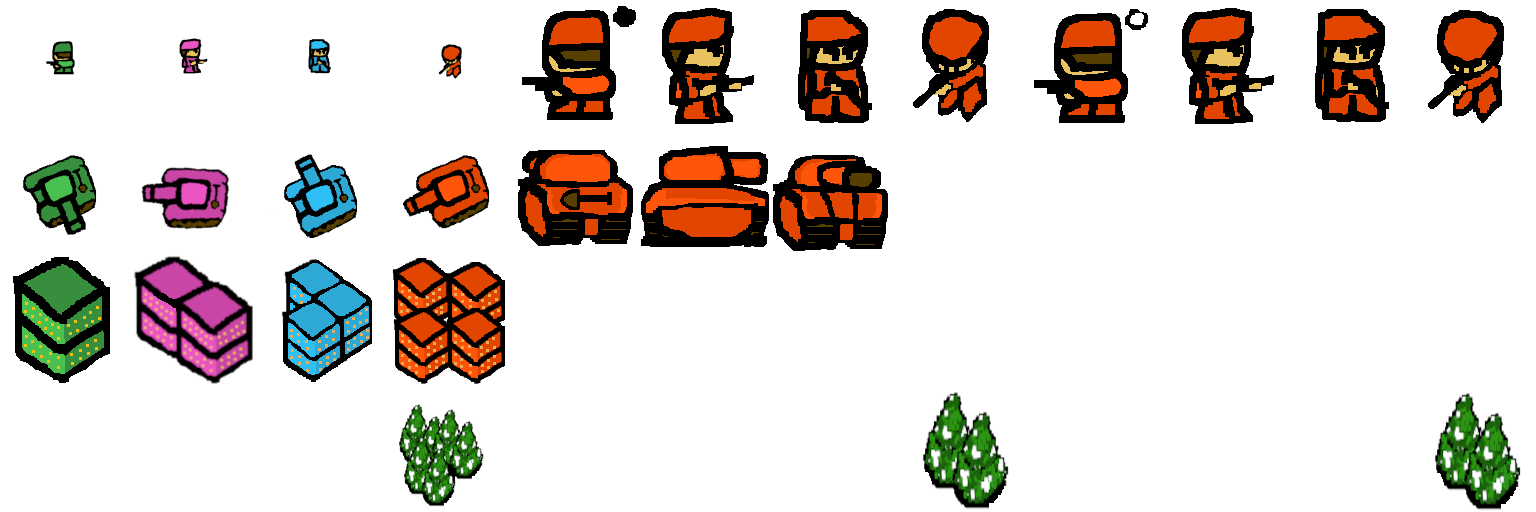
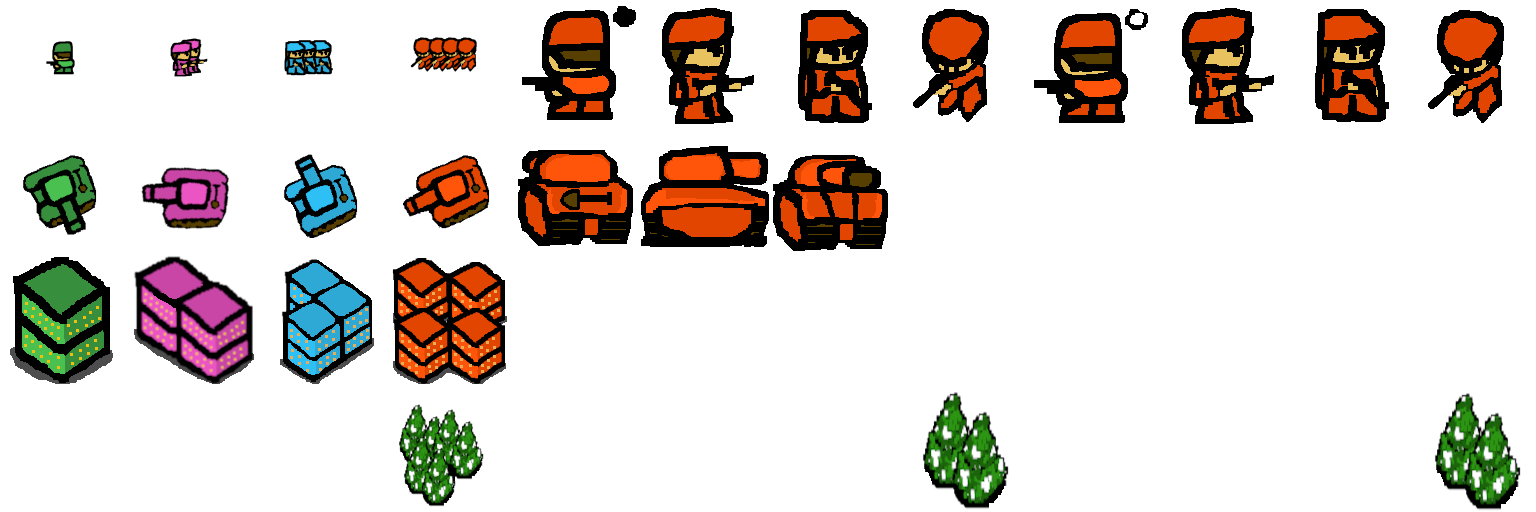
The second 1536 x 512 image is a revision of the first. Changes to its layers:
added layer "Layer #6" above "Transformation #6" over [393, 313, 507, 384]
added layer "Layer #5" above "pixel 3-3" over [280, 338, 374, 384]
added layer "Layer #4" above "pixel 3-2; 1" over [134, 329, 254, 384]
added layer "Layer #3" above "pixel 3-1" over [10, 347, 113, 384]
added layer "pixel 1-4; 2 copy" above "pixel 1-4; 2" over [453, 37, 477, 72]
painted on "pixel 1-4; 2" over [438, 37, 462, 79]
added layer "Pasted Layer #7" above "pixel 1-4" over [410, 37, 449, 72]
removed layer "pixel 1-3 copy #2" over [308, 39, 331, 74]
added layer "Pasted Layer #15" above "Pasted Layer #9" over [284, 41, 307, 76]
added layer "Pasted Layer #9" above "Pasted Layer #14" over [295, 40, 318, 75]
added layer "Pasted Layer #14" above "Pasted Layer #18" over [310, 40, 333, 75]
added layer "Pasted Layer #8" above "pixel 1-2 copy #6" over [170, 41, 199, 77]
